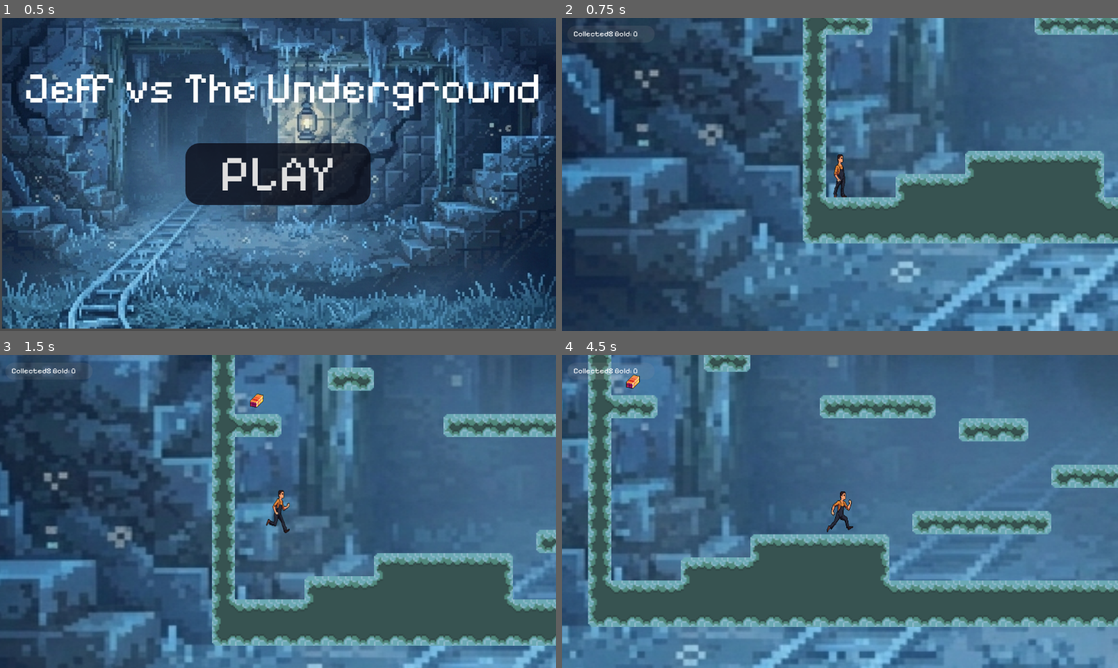
Above: before the commit, frames 1-4 (two rows, left to right).
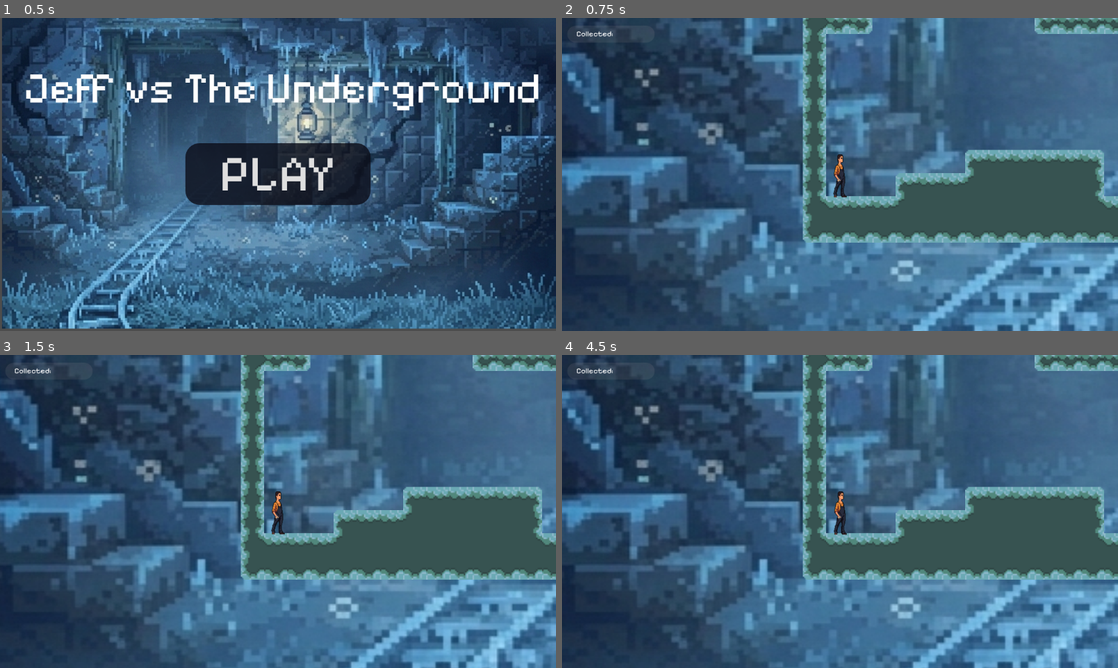
Above: after the commit, the same moments.

Repository: KeshavDaBoss/jeff-vs-the-underground
Game: Godot game, scene res://Scenes/start_screen.tscn
Same seed, same stepped clock (60 frames per second), same inputs: the game is played once before the commit and once after it.
Inputs:
- Up to frame 1 (0.5 s): no input
- Up to frame 2 (0.75 s): click "PLAY" at 0.5 s
- Up to frame 3 (1.5 s): tap Enter (ui_accept) at 1.25 s; hold Right (ui_right) from 1.28 s (still down); tap Alt at 1.35 s
- Up to frame 4 (4.5 s): tap Enter (ui_accept) at 1.52, 2.27, 3.77 s; tap Shift at 2.1, 3.6 s; release Right (ui_right) at 2.78 s; hold Left (ui_left) 2.78-3.53 s; tap Alt at 2.85, 4.35 s; hold Right (ui_right) from 3.53 s (still down)

Frame 1 is identical in both runs. In frame 2, 2.9% of the frame differs, in the area x 0-100%, y 0-99%; in frame 3, 61%; in frame 4, 69%, in the area x 0-100%, y 0-100%.
Error after the commit: Parse Error: Unexpected identifier "a" in class body. (res://jeff.gd:53)

Commit message:
Changed Background for Level 1

Diff:
--- a/jeff.gd
+++ b/jeff.gd
@@ -50,7 +50,7 @@
 	is_dead = true
 
 	print("Jeff is dying!") # Check your 'Output' at the bottom to see this
-	$AnimatedSprite2D.play("jeff_die")
+a	$AnimatedSprite2D.play("jeff_die")
 
 	# Stop Jeff from moving
 	velocity = Vector2.ZERO
